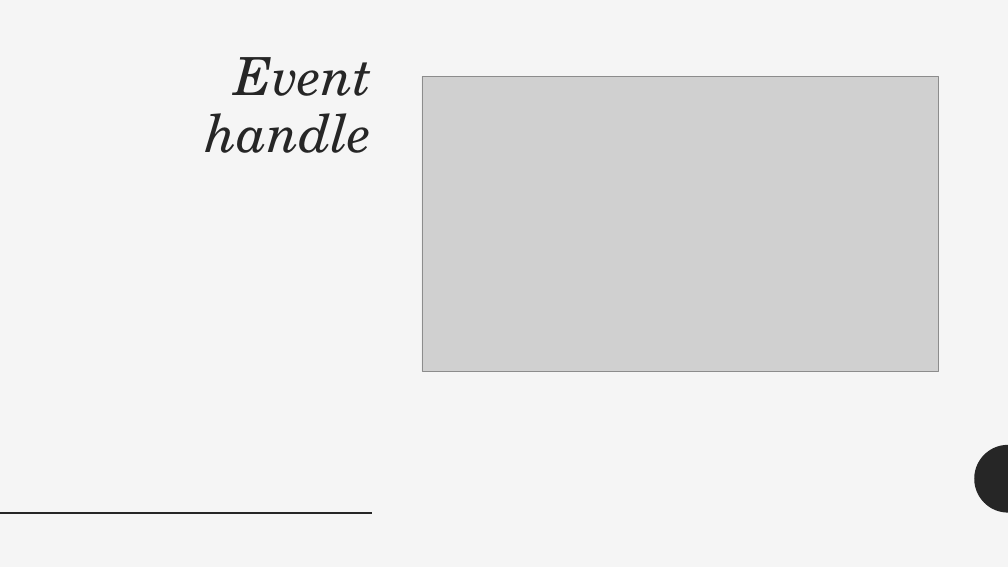
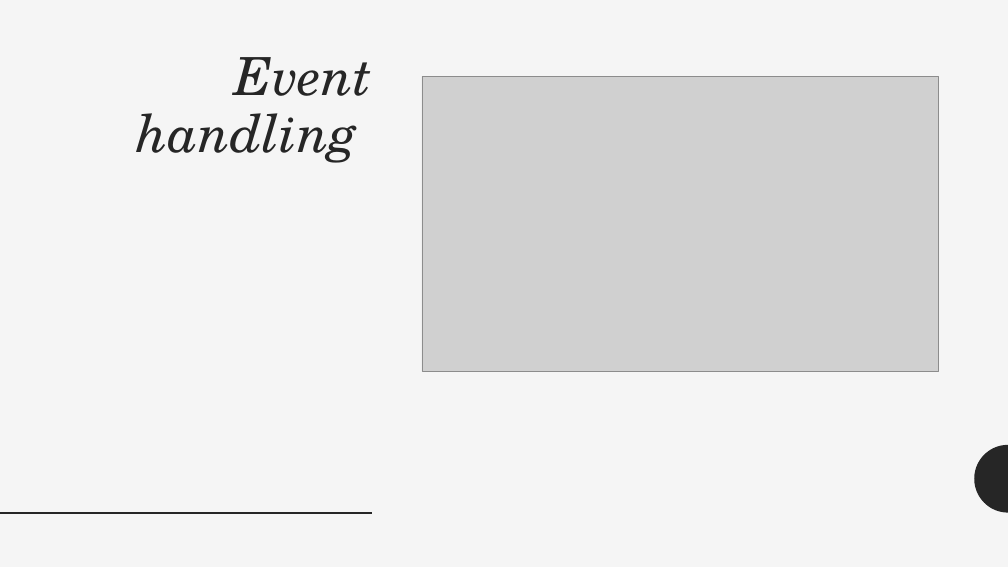
Before and after one commit to manuwira/intro_Team6, a slide deck: slide 13 of PräsentationIntro.pptx. Drawn at 1008x567 pixels with LibreOffice and Linux fonts; fonts in the diff are those of the drawing; grey boxes stand for pictures. Boxes give left, top, right and bottom in pixels: in the first picture for what was removed or moved away, otherwise in the second. Text is boxed around its words. In the diff, an @@ line names an element or a change of style, - is before the commit and + after.

Commit message:
ub

```diff
--- a/PräsentationIntro.pptx
+++ b/PräsentationIntro.pptx
@@ title at box(136, 57, 372, 163): text changed @@
-Event handle
+Event handling
```
